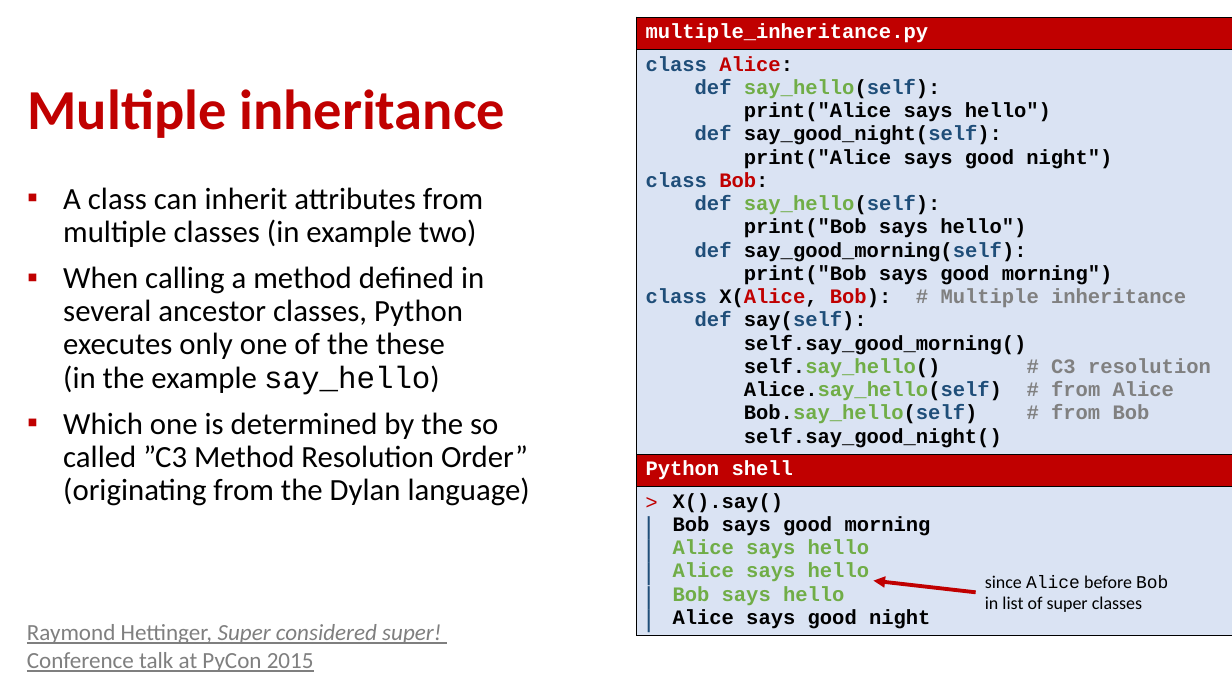
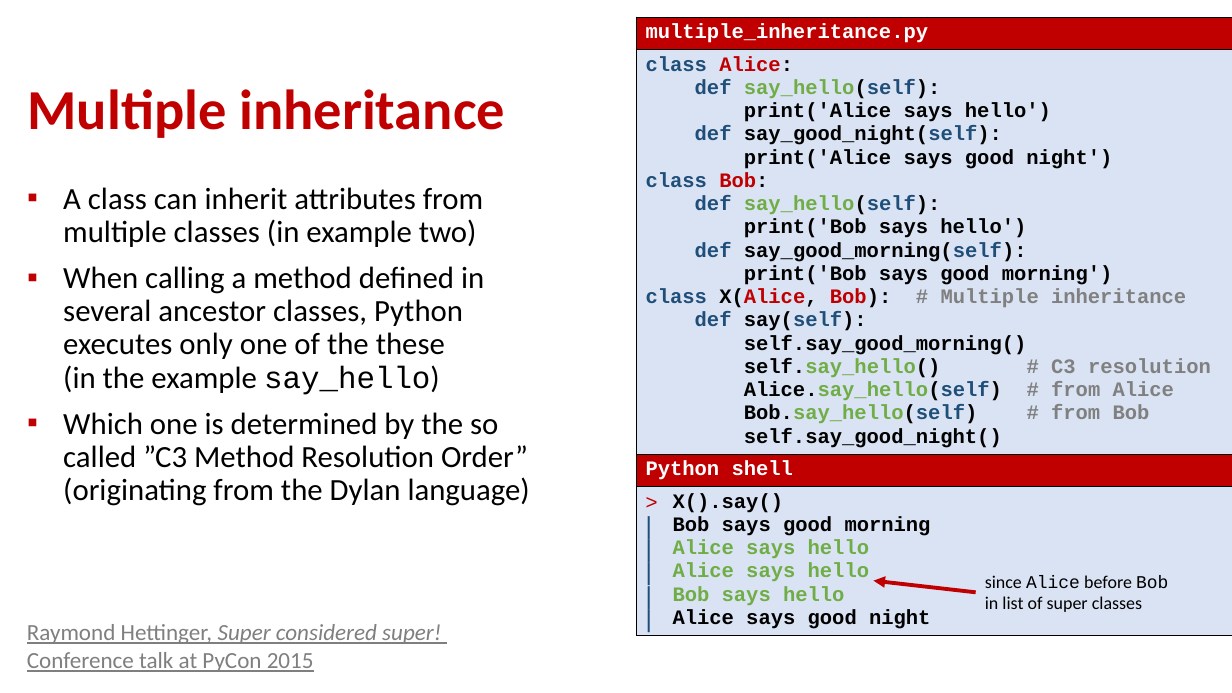
Before and after one commit to gsbrodal/gsbrodal.github.io, a slide deck: slide 14 of ipsa/slides/hierarchies.pptx. Drawn at 1232x693 pixels with LibreOffice and Linux fonts; fonts in the diff are those of the drawing. Boxes give left, top, right and bottom in pixels: in the first picture for what was removed or moved away, otherwise in the second. Text is boxed around its words. In the diff, an @@ line names an element or a change of style, - is before the commit and + after.

```diff
--- a/ipsa/slides/hierarchies.pptx
+++ b/ipsa/slides/hierarchies.pptx
@@ table at (x1=637, y1=17, x2=1232, y2=670) @@
@@ row 2, column 1: "class Alice: / def say_hello(self): / print("Alice says hello") / def say_good_night(self): / print("Alice says good night") / class Bob: / def say_hello(self): / print("Bob says hello") / def say_good_morning(self): / print("Bob says good morning") / class X(Alice, Bob): # Multiple inheritance / def say(self): / self.say_good_morning() / self.say_hello() # C3 resolution / Alice.say_hello(self) # from Alice / Bob.say_hello(self) # from Bob / self.say_good_night()" to "class Alice: / def say_hello(self): / print('Alice says hello') / def say_good_night(self): / print('Alice says good night') / class Bob: / def say_hello(self): / print('Bob says hello') / def say_good_morning(self): / print('Bob says good morning') / class X(Alice, Bob): # Multiple inheritance / def say(self): / self.say_good_morning() / self.say_hello() # C3 resolution / Alice.say_hello(self) # from Alice / Bob.say_hello(self) # from Bob / self.say_good_night()" @@
```
Also in this commit, not shown: 11 other slides changed, 3 other files.
